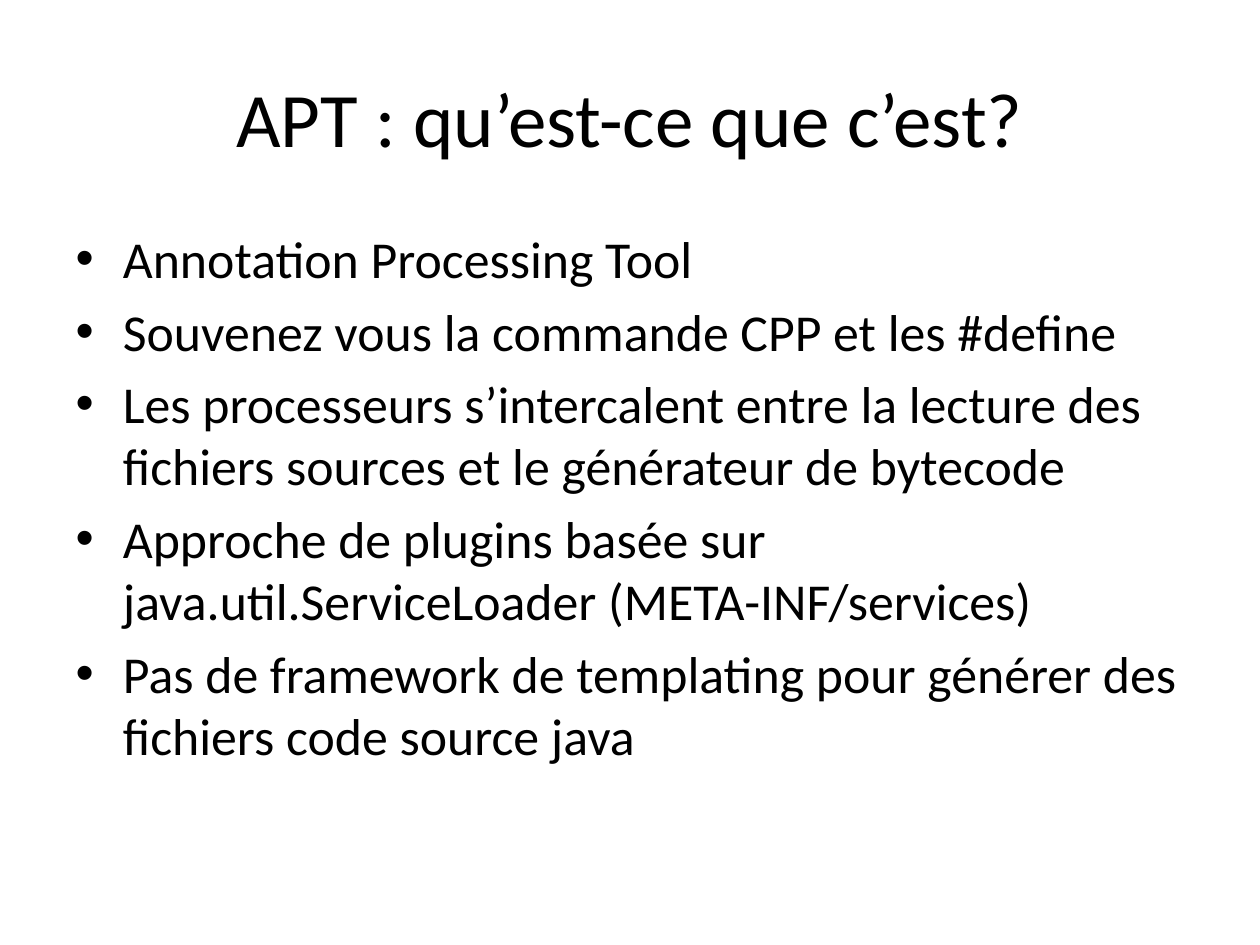
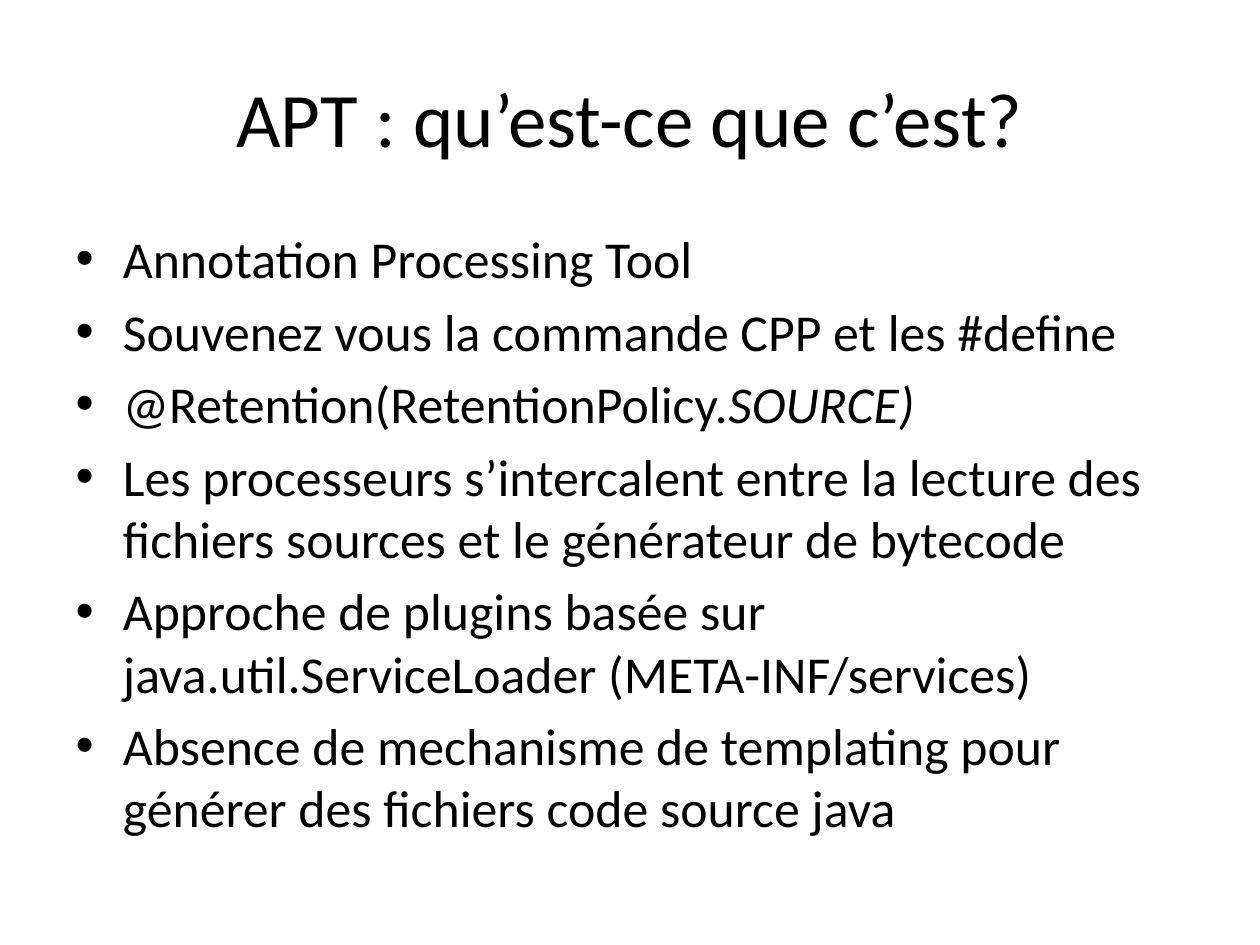
Before and after one commit to dbaeli/ez18n, a slide deck: slide 2 of ez18n-slides/apt_in_nutshell.pptx. Drawn at 1260x945 pixels with LibreOffice and Linux fonts; fonts in the diff are those of the drawing; background and template pictures are left out. Boxes give left, top, right and bottom in pixels: in the first picture for what was removed or moved away, otherwise in the second. Text is boxed around its words. In the diff, an @@ line names an element or a change of style, - is before the commit and + after.

```diff
--- a/ez18n-slides/apt_in_nutshell.pptx
+++ b/ez18n-slides/apt_in_nutshell.pptx
@@ text at (123,385,915,432): paragraph added @@
+• @Retention(RetentionPolicy.SOURCE)
@@ text at (123,729,1060,836): text changed @@
-• Pas de framework de templating pour générer des fichiers code source java
+• Absence de mechanisme de templating pour générer des fichiers code source java
```
